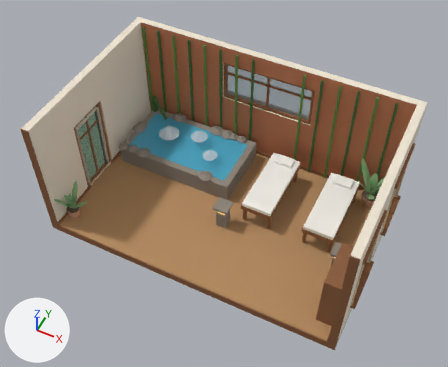
The glTF model assets/map-spa.glb as it was, and as the next commit left it.
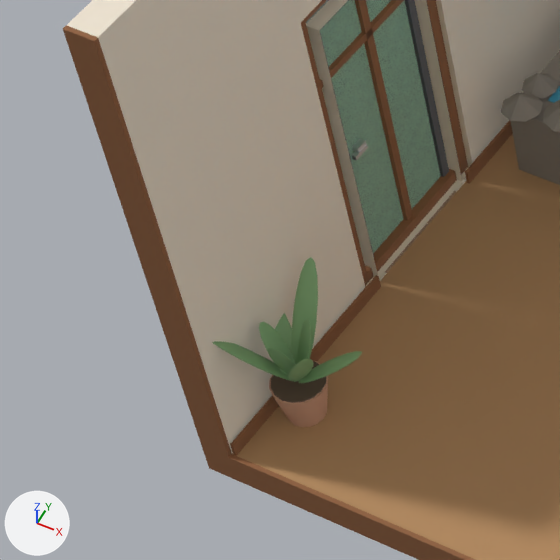
The first picture shows the older version from a 50 mm lens placed at (8.72, -7.17, 13.07), pointed at (4.02, 2.22, 1.33). The close-ups show the older and then the newer version on the part from 1% to 29% of the width and 33% to 68% of the height of that picture. Only the edits that show in the close-ups are written down. The axes (+X, +Y, +Z) are drawn at lower left. The lights are the same throughout. Where no turn or scale is listed for an object, it has been applied to the vertices.

Objects in the first close-up: 'Door_Entrance', 'Door_Entrance_Leaf', 'Floor_Slab', 'Onsen_Tub', 'Plant_Loft_A', 'Walls', 'Windows_Glass'.
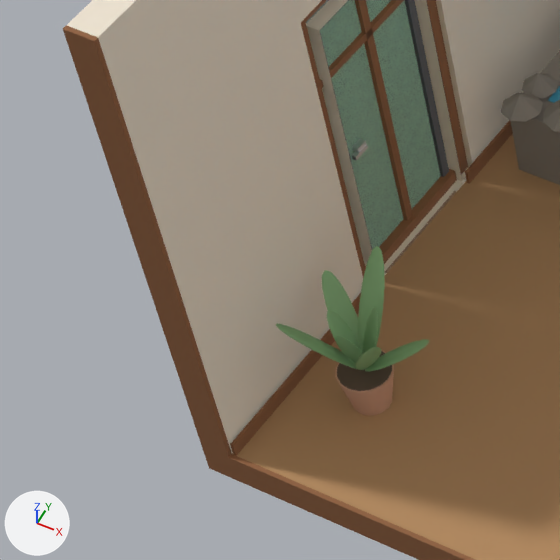
The change, as a diff of the scene's bpy script:
```diff
--- a/assets/map-spa.glb.py
+++ b/assets/map-spa.glb.py
@@ ob_plant_loft_a @@
 ob_plant_loft_a = bpy.data.objects.new('Plant_Loft_A', me_gd_plant_loft_a_merged)
-ob_plant_loft_a.location = (0.411, 0.466, 0.001)
+ob_plant_loft_a.location = (0.711, 0.716, 0.001)
```

Changed parts and their boxes [x1, y1, x2, y2] in the close-ups (560 x 560 px):
'Plant_Loft_A', moved: before [212, 257, 362, 427]; after [276, 246, 429, 416]
